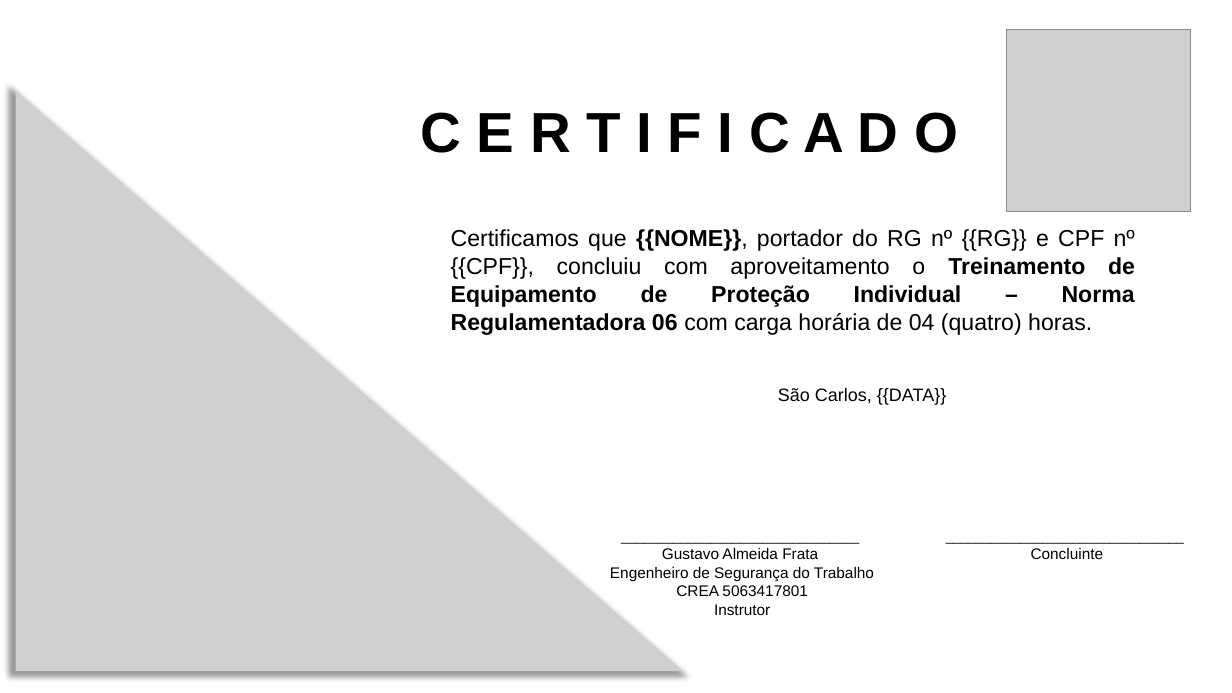
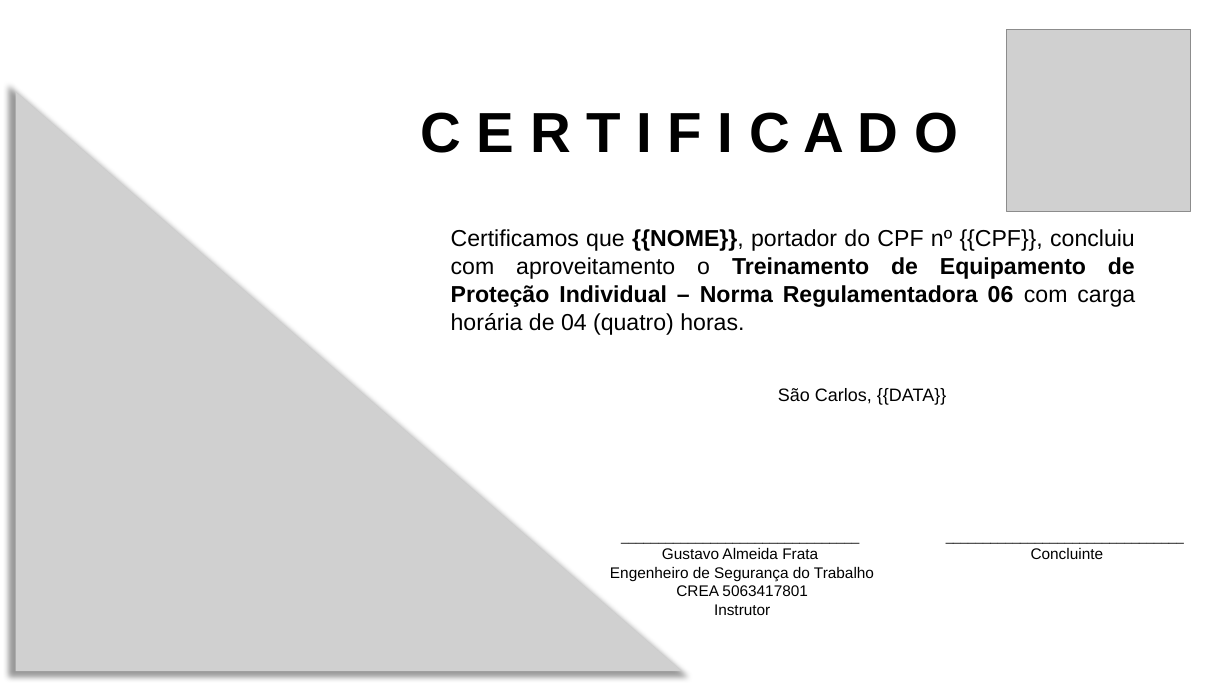
Before and after one commit to Grupo-NOVAES/Integracao_Treinamentos, a slide deck: slide 1 of src/main/resources/models/CertificateNR6.pptx. Drawn at 1232x693 pixels with LibreOffice and Linux fonts; fonts in the diff are those of the drawing; grey boxes stand for pictures. Boxes give left, top, right and bottom in pixels: in the first picture for what was removed or moved away, otherwise in the second. Text is boxed around its words. In the diff, an @@ line names an element or a change of style, - is before the commit and + after.

```diff
--- a/src/main/resources/models/CertificateNR6.pptx
+++ b/src/main/resources/models/CertificateNR6.pptx
@@ text at bbox=[451, 229, 1135, 335]: text changed @@
-    Certificamos que {{NOME}}, portador do RG nº {{RG}} e CPF nº {{CPF}}, concluiu com aproveitamento o Treinamento de Equipamento de Proteção Individual – Norma Regulamentadora 06 com carga horária de 04 (quatro) horas.
+    Certificamos que {{NOME}}, portador do CPF nº {{CPF}}, concluiu com aproveitamento o Treinamento de Equipamento de Proteção Individual – Norma Regulamentadora 06 com carga horária de 04 (quatro) horas.
```
Also in this commit, not shown: 25 other files.
